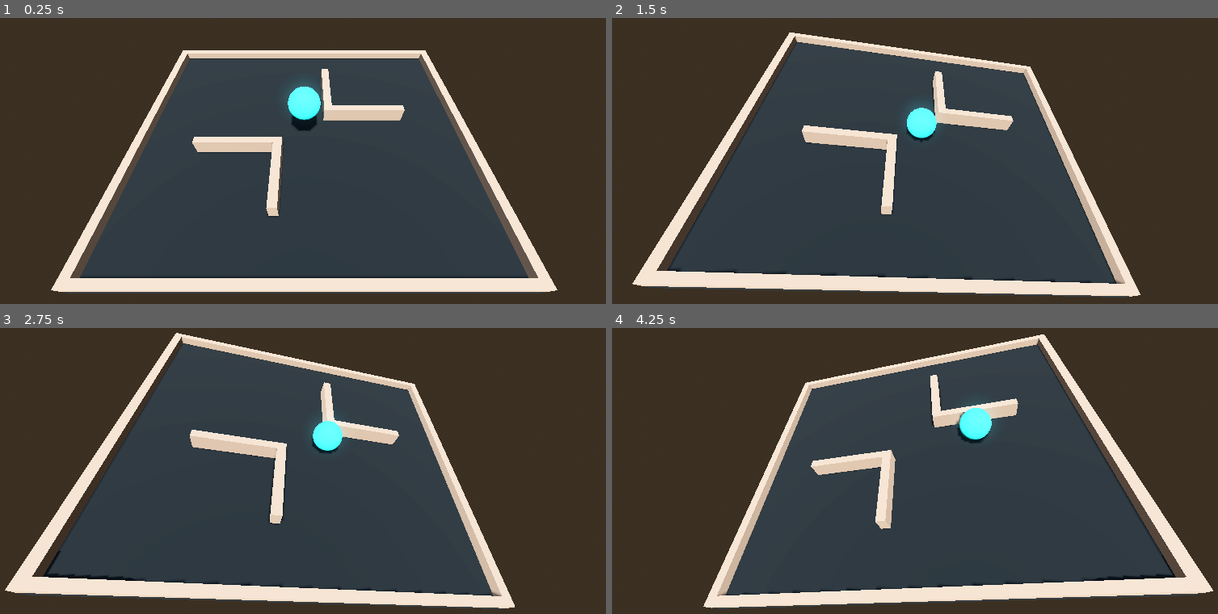
Above: before the commit, frames 1-4 (two rows, left to right).
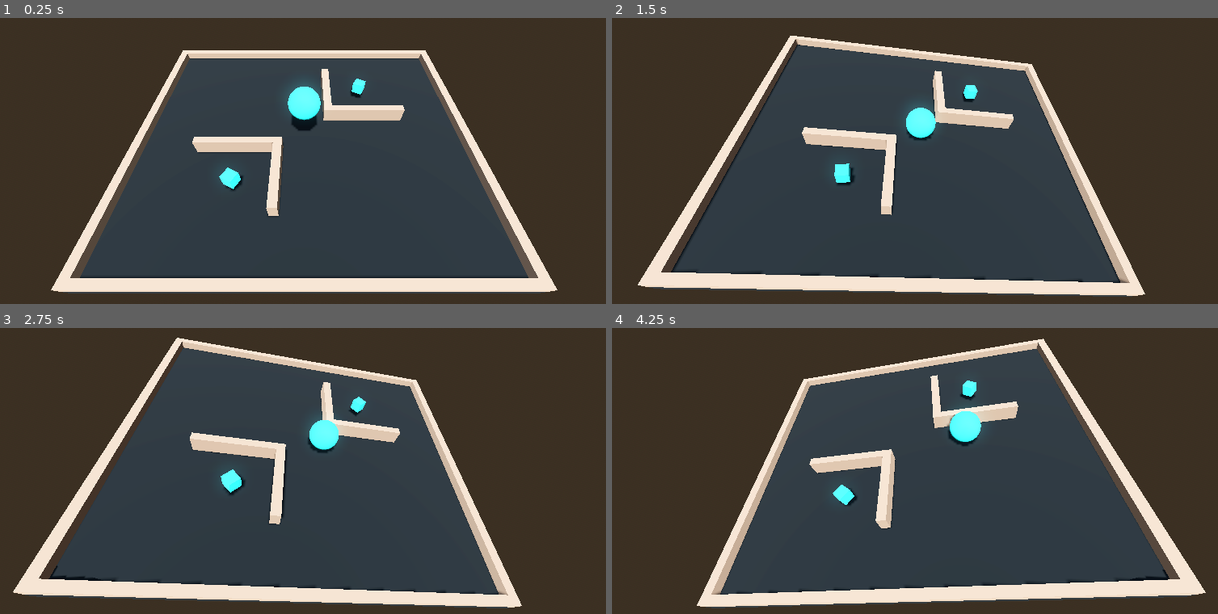
Above: after the commit, the same moments.

Repository: JoaoSant0s/DDJAM_Carnaval_2024
Game: Godot game, scene res://_Project/Scene/main.tscn
Same seed, same stepped clock (60 frames per second), same inputs: the game is played once before the commit and once after it.
Inputs (mouse positions are in pixels of both pictures, inside the frame that each line leads up to):
- Up to frame 1 (0.25 s): no input
- Up to frame 2 (1.5 s): tap Enter at 0.5 s; move the mouse to (1060, 149) at 0.52 s; hold D (right) 0.53-1.25 s; tap P at 0.6 s; click (1060, 149) at 0.67 s; drag from (787, 186) to (884, 241) at 1.27 s
- Up to frame 3 (2.75 s): move the mouse to (369, 396) at 2.02 s; hold D (right) from 2.03 s (still down); tap P at 2.1 s
- Up to frame 4 (4.25 s): release D (right) at 2.75 s; drag from (884, 551) to (721, 422) at 2.77 s; move the mouse to (1108, 531) at 3.52 s; hold A (left) from 3.53 s (still down); tap P at 3.6 s

The runs differ from the first frame. In frame 1, 0.3% of the frame differs, in the area x 36-61%, y 21-61%; in frame 2, 4.7%; in frame 3, 6.9%, in the area x 0-87%, y 1-99%; in frame 4, 6.9%.

Commit message:
(imp): creating collectable element in the map
- making rotate forever script

Diff:
--- /dev/null
+++ b/_Project/Code/Runtime/Collectables/Collectable.gd
@@ -0,0 +1,20 @@
+class_name Collectable extends Node3D
+
+@export var collisionArea : Area3D
+
+signal onCollectableCollected
+
+var collided : bool
+
+func _ready():
+	collisionArea.body_entered.connect(_trigger_platform)
+
+func _trigger_platform(body : Node3D):
+	if not body.is_in_group("Ball"): return
+	if collided:
+		return
+
+	collided = true
+	if is_instance_valid(self):
+		onCollectableCollected.emit()
+		queue_free()
--- /dev/null
+++ b/_Project/Code/Runtime/Collectables/SpawnCollectables.gd
@@ -0,0 +1,22 @@
+class_name SpawnCollectables extends Node3D
+
+var collectablePrefab = preload("res://_Project/Prefabs/collectable.tscn")
+
+@export var collecablePoints : Array[Node3D]
+
+var collectablesAmount : int
+
+func _ready():
+	spawnCollectables()
+
+func collectableCollected():
+	collectablesAmount -= 1
+	print(collectablesAmount)
+
+func spawnCollectables():
+	collectablesAmount = collecablePoints.size()
+	for point in collecablePoints:
+		var instance : Collectable = collectablePrefab.instantiate()
+		instance.onCollectableCollected.connect(collectableCollected)
+		instance.position = point.position
+		add_child(instance)
--- /dev/null
+++ b/_Project/Code/Runtime/Common/RotateForever.gd
@@ -0,0 +1,7 @@
+class_name RotateForever extends Node3D
+
+@export var angleSpeed : float
+@export var angleBase : Vector3
+
+func _process(delta):
+	rotation += angleBase * angleSpeed * delta
--- a/_Project/Prefabs/ball.tscn
+++ b/_Project/Prefabs/ball.tscn
@@ -16,7 +16,7 @@
 
 [node name="Ball" type="RigidBody3D" groups=["Ball"]]
 transform = Transform3D(1, 0, 0, 0, 1, 0, 0, 0, 1, -0.0321364, 7.24733, -0.701538)
-mass = 50.0
+mass = 100.0
 physics_material_override = SubResource("PhysicsMaterial_dhuov")
 
 [node name="GeometryInstance3D" type="MeshInstance3D" parent="."]
--- /dev/null
+++ b/_Project/Prefabs/collectable.tscn
@@ -0,0 +1,30 @@
+[gd_scene load_steps=6 format=3 uid="uid://b3ei6ws28howd"]
+
+[ext_resource type="Script" path="res://_Project/Code/Runtime/Collectables/Collectable.gd" id="1_l0e7s"]
+[ext_resource type="Script" path="res://_Project/Code/Runtime/Common/RotateForever.gd" id="2_p6uo7"]
+
+[sub_resource type="StandardMaterial3D" id="StandardMaterial3D_825nb"]
+albedo_color = Color(0.176471, 1, 1, 1)
+
+[sub_resource type="BoxMesh" id="BoxMesh_25sgr"]
+material = SubResource("StandardMaterial3D_825nb")
+size = Vector3(1.5, 1.5, 1.5)
+
+[sub_resource type="BoxShape3D" id="BoxShape3D_kltmm"]
+size = Vector3(1.5, 1.5, 1.5)
+
+[node name="Collectable" type="Node3D" node_paths=PackedStringArray("collisionArea")]
+script = ExtResource("1_l0e7s")
+collisionArea = NodePath("Visual/Area3D")
+
+[node name="Visual" type="MeshInstance3D" parent="."]
+mesh = SubResource("BoxMesh_25sgr")
+skeleton = NodePath("../..")
+script = ExtResource("2_p6uo7")
+angleSpeed = 2.0
+angleBase = Vector3(0, -1, 0)
+
+[node name="Area3D" type="Area3D" parent="Visual"]
+
+[node name="CollisionShape3D" type="CollisionShape3D" parent="Visual/Area3D"]
+shape = SubResource("BoxShape3D_kltmm")
--- a/_Project/Scene/main.tscn
+++ b/_Project/Scene/main.tscn
@@ -1,8 +1,9 @@
-[gd_scene load_steps=18 format=3 uid="uid://b4ate52j35wen"]
+[gd_scene load_steps=19 format=3 uid="uid://b4ate52j35wen"]
 
 [ext_resource type="Script" path="res://_Project/Code/Runtime/MenuInput.gd" id="1_2qddy"]
 [ext_resource type="Script" path="res://_Project/Code/Runtime/FloorController.gd" id="1_ivdwr"]
-[ext_resource type="Script" path="res://_Project/Code/Runtime/SpawnBall.gd" id="3_s2451"]
+[ext_resource type="Script" path="res://_Project/Code/Runtime/Collectables/SpawnCollectables.gd" id="3_gubrw"]
+[ext_resource type="Script" path="res://_Project/Code/Runtime/Player/SpawnBall.gd" id="3_s2451"]
 [ext_resource type="Material" uid="uid://dkspc2ilxp8w2" path="res://_Project/Materials/solid.tres" id="4_d6vyx"]
 [ext_resource type="Script" path="res://_Project/Code/Runtime/DeathZone.gd" id="4_s26n5"]
 
@@ -73,7 +74,7 @@
 mesh = SubResource("BoxMesh_x563g")
 script = ExtResource("1_ivdwr")
 maxAngle = 0.25
-angularSpeed = 0.3
+angularSpeed = 0.25
 
 [node name="Walls" type="Node3D" parent="Floor"]
 
@@ -182,6 +183,17 @@
 
 [node name="CollisionShape3D" type="CollisionShape3D" parent="Floor/StaticBody3D"]
 shape = SubResource("BoxShape3D_tef56")
+
+[node name="SpawnCollectables" type="Node3D" parent="Floor" node_paths=PackedStringArray("collecablePoints")]
+transform = Transform3D(0.886548, 0, 0, 0, 1, 0, 0, 0, 1, 0, 0, 0)
+script = ExtResource("3_gubrw")
+collecablePoints = [NodePath("CollectablePoint_1"), NodePath("CollectablePoint_2")]
+
+[node name="CollectablePoint_1" type="Node3D" parent="Floor/SpawnCollectables"]
+transform = Transform3D(1, 0, 0, 0, 1, 0, 0, 0, 1, 8.5, 2, -8.5)
+
+[node name="CollectablePoint_2" type="Node3D" parent="Floor/SpawnCollectables"]
+transform = Transform3D(1, 0, 0, 0, 1, 0, 0, 0, 1, -8.5, 2, 8.5)
 
 [node name="DeathZone2" type="Area3D" parent="." node_paths=PackedStringArray("spawnBall")]
 script = ExtResource("4_s26n5")
--- a/project.godot
+++ b/project.godot
@@ -20,7 +20,7 @@
 
 window/size/viewport_width=1920
 window/size/viewport_height=1080
-window/size/mode=2
+window/size/initial_position_type=2
 window/size/always_on_top=true
 
 [editor_plugins]
Renamed: _Project/Code/Runtime/SpawnBall.gd -> _Project/Code/Runtime/Player/SpawnBall.gd
Renamed: _Project/Code/Runtime/Common/Math.gd -> _Project/Code/Runtime/Wrappers/Math.gd
Not shown, changed: addons/script_search/.config.json
